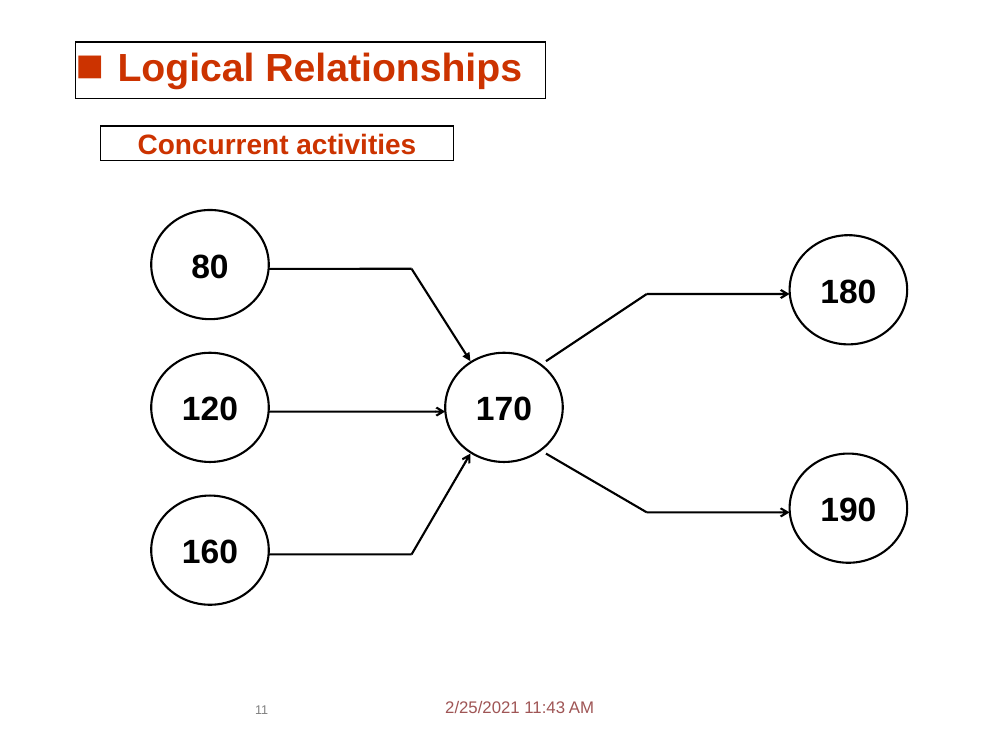
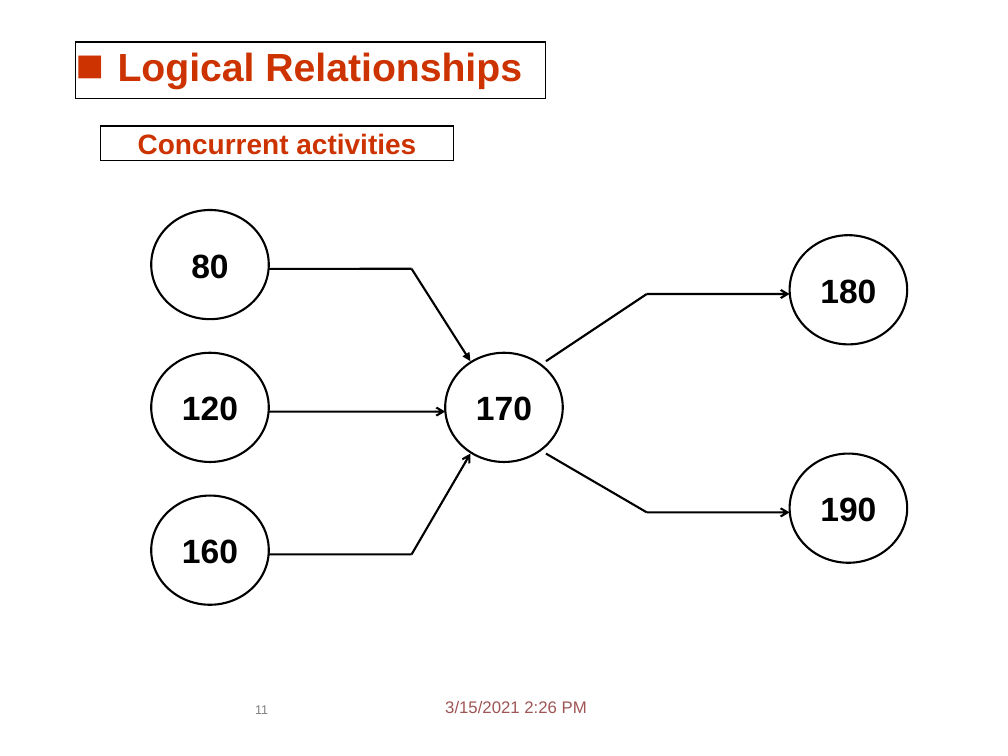
Before and after one commit to amran0917/8th-Semster, a slide deck: slide 11 of Project management/4-Activity on Arrow.pptx. Drawn at 1008x756 pixels with LibreOffice and Linux fonts; fonts in the diff are those of the drawing. Boxes give left, top, right and bottom in pixels: in the first picture for what was removed or moved away, otherwise in the second. Text is boxed around its words. In the diff, an @@ line names an element or a change of style, - is before the commit and + after.

```diff
--- a/Project management/4-Activity on Arrow.pptx
+++ b/Project management/4-Activity on Arrow.pptx
@@ text at [445,701,587,713]: text changed @@
-2/25/2021 11:43 AM
+3/15/2021 2:26 PM
```
Also in this commit, not shown: 59 other slides changed, 3 other files.
